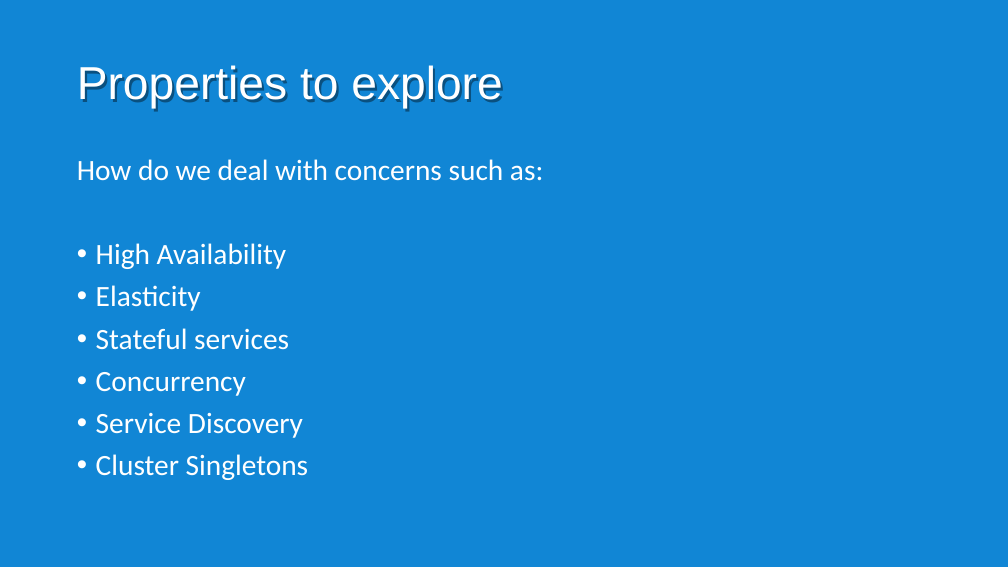
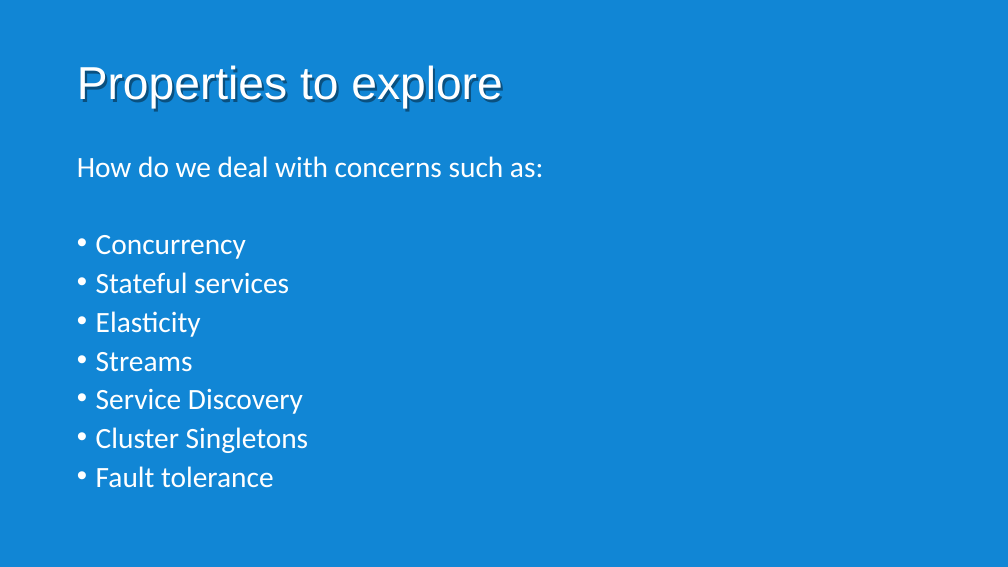
Before and after one commit to rogeralsing/Presentations, a slide deck: slide 5 of ClusterSoftware/clustersoftware.pptx (slide 8 before the commit). Drawn at 1008x567 pixels with LibreOffice and Linux fonts; fonts in the diff are those of the drawing. Boxes give left, top, right and bottom in pixels: in the first picture for what was removed or moved away, otherwise in the second. Text is boxed around its words. In the diff, an @@ line names an element or a change of style, - is before the commit and + after.

```diff
--- a/ClusterSoftware/clustersoftware.pptx
+++ b/ClusterSoftware/clustersoftware.pptx
@@ text at box(77, 156, 543, 453): line spacing 0.9 to 0.8 @@
@@ text at box(96, 235, 289, 294): text changed @@
-• High Availability
+• Concurrency
+• Stateful services
@@ text at box(96, 352, 193, 372): text changed @@
-• Stateful services
-• Concurrency
+• Streams
@@ text at box(96, 466, 274, 488): paragraph added @@
+• Fault tolerance
```
Also in this commit, not shown: 4 other slides changed, 6 slides added, 5 slides removed.
